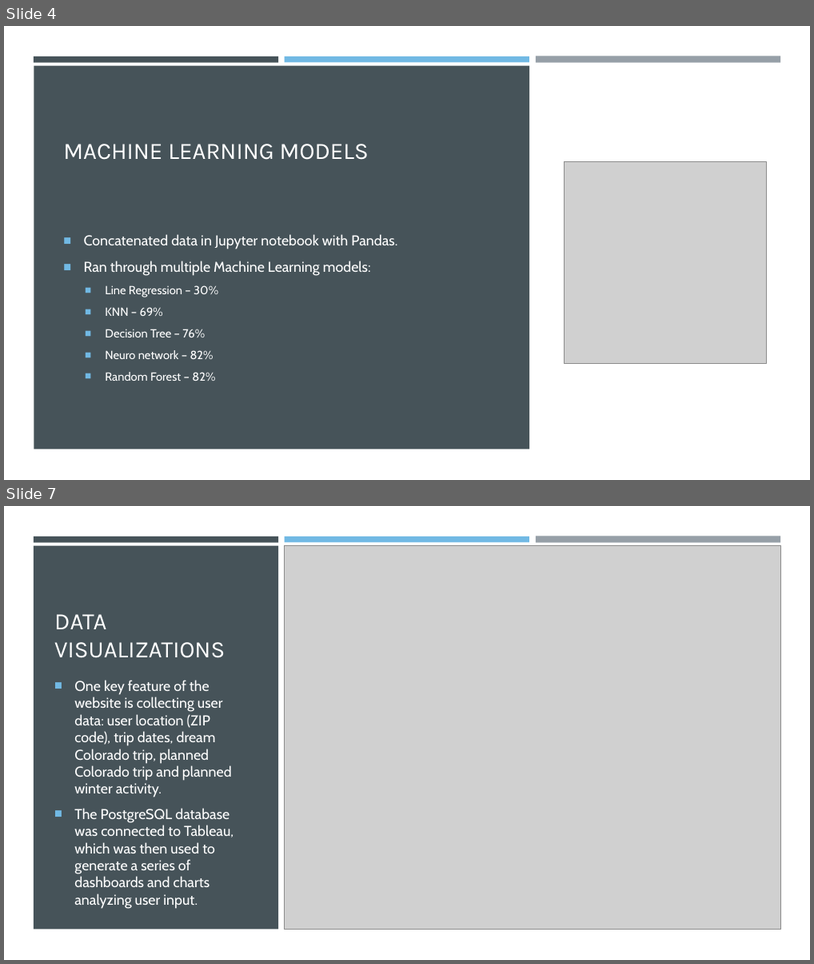
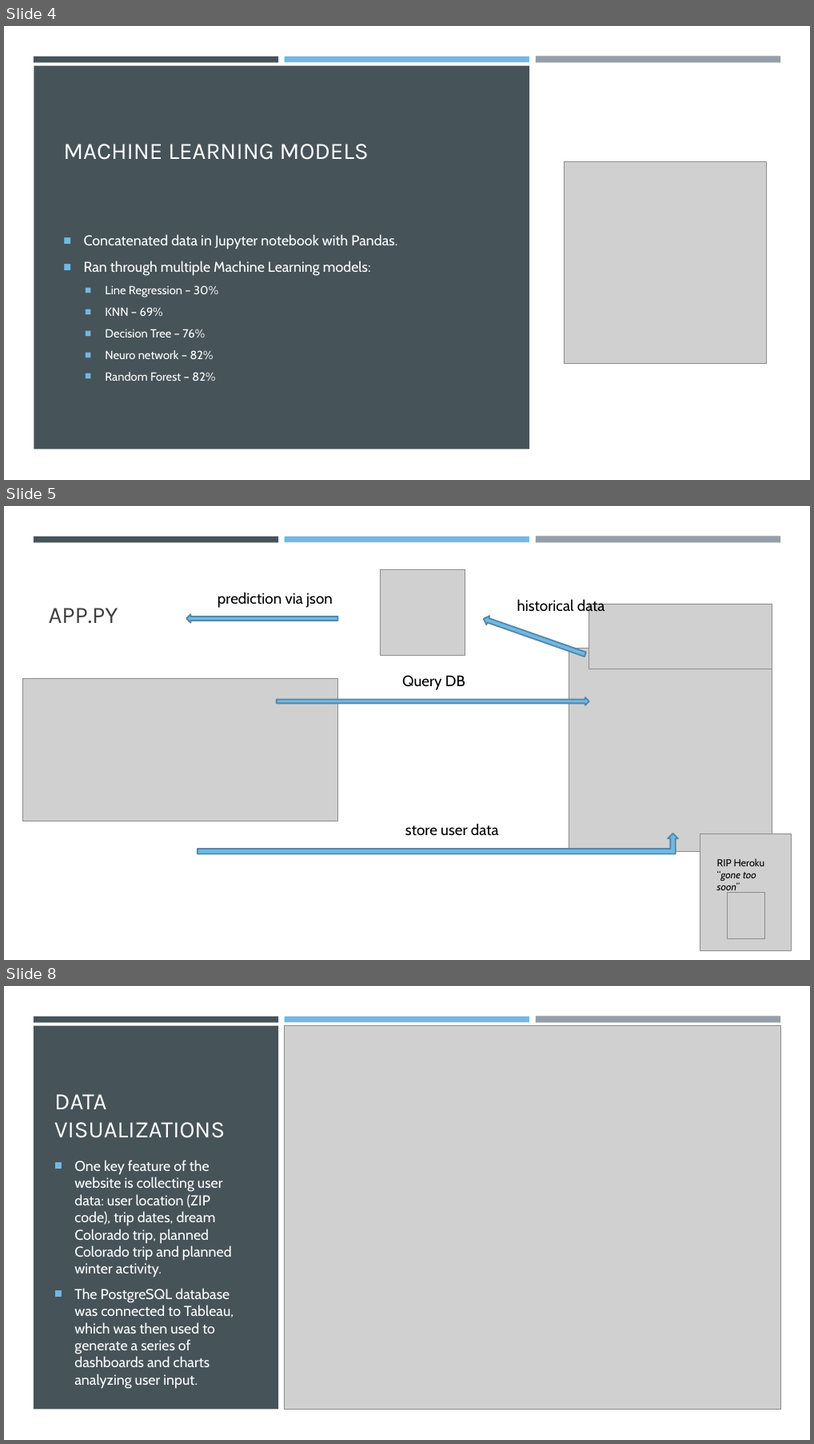
Before and after one commit to MtSopris/Snow_Predictor, a slide deck: POWDERHOUNDS.pptx. Shown one above the other, each under a label of ours: slides 4 and 7 before the commit, slides 4, 5 and 8 after it; the slides between them are not shown. The pictures are 814x964 and 814x1444 pixels, drawn with LibreOffice and Linux fonts; fonts in the diff are those of the drawing; grey boxes stand for pictures. Boxes give left, top, right and bottom in pixels: in the first picture for what was removed or moved away, otherwise in the second. Text is boxed around its words. In the diff, an @@ line names an element or a change of style, - is before the commit and + after.

```diff
--- a/POWDERHOUNDS.pptx
+++ b/POWDERHOUNDS.pptx
@@ slide 5 added at bbox=[4, 506, 810, 960], background #FFFFFF @@
@@ rectangle added at bbox=[34, 536, 278, 542], fill #465359 @@
@@ rectangle added at bbox=[285, 536, 530, 542], fill #71B9E4 @@
@@ rectangle added at bbox=[536, 536, 781, 543], fill #969FA7 @@
@@ picture added at bbox=[380, 569, 466, 655] @@
@@ text added at bbox=[218, 592, 333, 608], 18 pt, text #000000 @@
+prediction via json
@@ text added at bbox=[518, 598, 606, 615], 18 pt, text #000000 @@
+historical data
@@ title added at bbox=[49, 608, 118, 623], 28 pt, text #404040 @@
+APP.PY
@@ right arrow added at bbox=[186, 614, 338, 623], fill #71B9E4, outline #5489A9 1.75 pt @@
@@ right arrow added at bbox=[482, 614, 587, 659], fill #71B9E4, outline #5489A9 1.75 pt @@
@@ picture added at bbox=[590, 604, 772, 668] @@
@@ picture added at bbox=[569, 648, 772, 851] @@
@@ picture added at bbox=[22, 679, 338, 820] @@
@@ right arrow added at bbox=[277, 697, 590, 705], fill #71B9E4, outline #5489A9 1.75 pt @@
@@ text added at bbox=[402, 675, 466, 690], 18 pt, text #000000 @@
+Query DB
@@ bent up arrow added at bbox=[198, 833, 678, 854], fill #71B9E4, outline #5489A9 1.75 pt @@
@@ text added at bbox=[406, 823, 499, 836], 18 pt, text #000000 @@
+store user data
@@ picture added at bbox=[701, 833, 792, 951] @@
@@ text added at bbox=[718, 858, 766, 893], 12 pt, text #000000, italic @@
+RIP Heroku
+“gone too soon”
@@ picture added at bbox=[727, 892, 765, 939] @@
@@ what was slide 7 is now slide 8 @@
```
Also in this commit, not shown: 4 slides changed, 1 other slide added, 1 slide removed.
